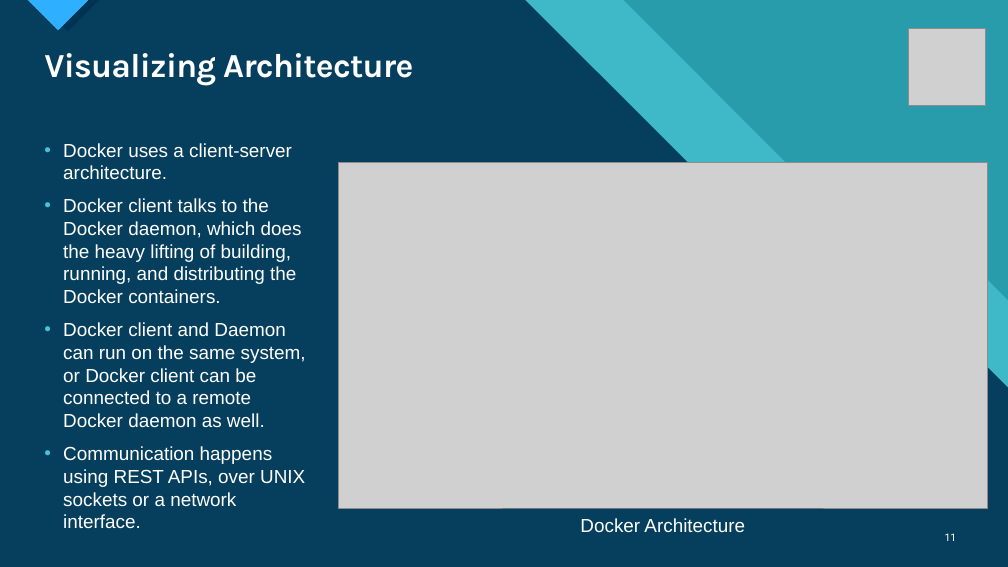
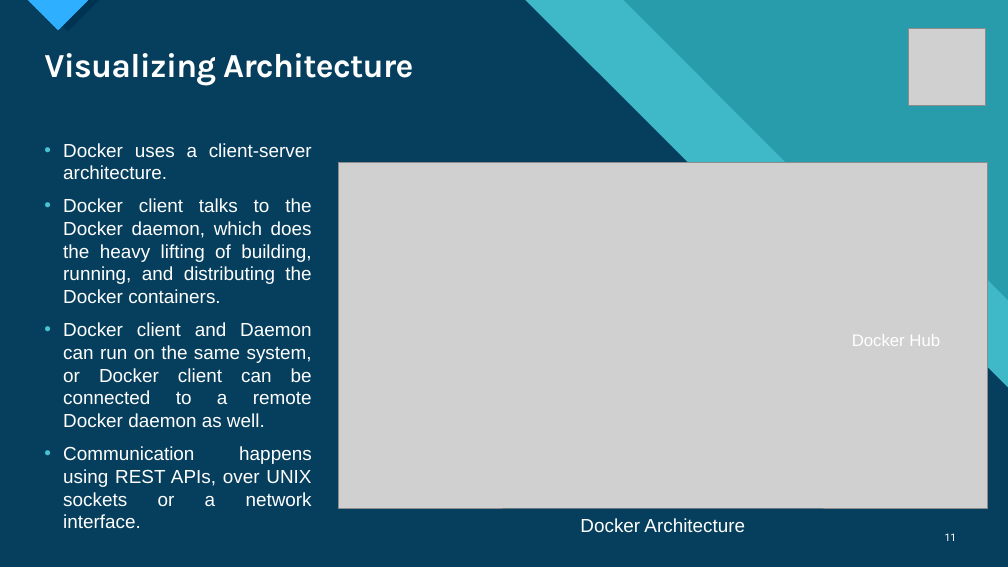
Before and after one commit to Singh-Karandeep/DockerTutorial, a slide deck: slide 11 of Docker for Beginners.pptx. Drawn at 1008x567 pixels with LibreOffice and Linux fonts; fonts in the diff are those of the drawing; grey boxes stand for pictures. Boxes give left, top, right and bottom in pixels: in the first picture for what was removed or moved away, otherwise in the second. Text is boxed around its words. In the diff, an @@ line names an element or a change of style, - is before the commit and + after.

```diff
--- a/Docker for Beginners.pptx
+++ b/Docker for Beginners.pptx
@@ text "Docker uses a client-server architecture." at [63, 143, 312, 528]: alignment left to justified @@
@@ text added at [852, 334, 940, 346], 16 pt, text #FFFFFF @@
+Docker Hub
```
Also in this commit, not shown: 13 other slides changed, 1 slide added.
